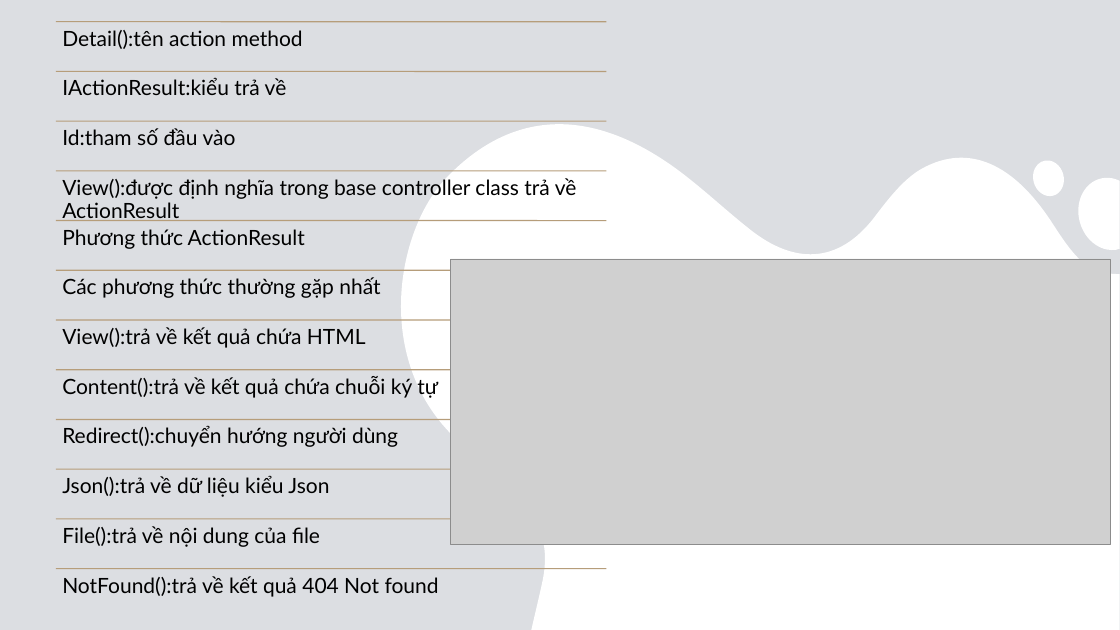
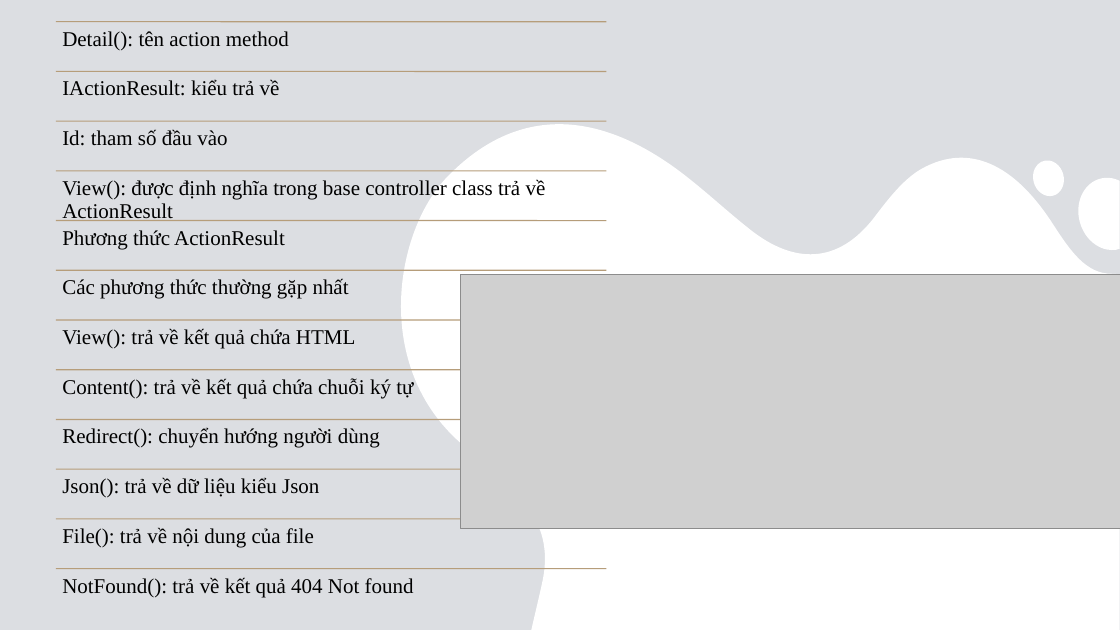
Before and after one commit to ngocson1603/khoaluanword, a slide deck: slide 60 of thuctapword/Báo cáo.pptx. Drawn at 1120x630 pixels with LibreOffice and Linux fonts; fonts in the diff are those of the drawing; grey boxes stand for pictures. Boxes give left, top, right and bottom in pixels: in the first picture for what was removed or moved away, otherwise in the second. Text is boxed around its words. In the diff, an @@ line names an element or a change of style, - is before the commit and + after.

```diff
--- a/thuctapword/Báo cáo.pptx
+++ b/thuctapword/Báo cáo.pptx
@@ text at <box>62,31,289,50</box>: text changed; font Lato to Times New Roman @@
-Detail():tên action method
+Detail(): tên action method
@@ text at <box>62,79,280,96</box>: text changed; font Lato to Times New Roman @@
-IActionResult:kiểu trả về
+IActionResult: kiểu trả về
@@ text at <box>62,129,227,146</box>: text changed; font Lato to Times New Roman @@
-Id:tham số đầu vào
+Id: tham số đầu vào
@@ text at <box>62,179,546,221</box>: text changed; font Lato to Times New Roman @@
-View():được định nghĩa trong base controller class trả về ActionResult
+View(): được định nghĩa trong base controller class trả về ActionResult
@@ text "Phương thức ActionResult" at <box>62,230,285,249</box>: font Lato to Times New Roman @@
@@ text "Các phương thức thường gặp ..." at <box>62,278,349,299</box>: font Lato to Times New Roman @@
@@ picture: place and size @@
-picture at <box>450,259,1110,544</box>
+picture at <box>460,275,1120,529</box>
@@ text at <box>62,328,355,349</box>: text changed; font Lato to Times New Roman @@
-View():trả về kết quả chứa HTML
+View(): trả về kết quả chứa HTML
@@ text at <box>62,378,413,398</box>: text changed; font Lato to Times New Roman @@
-Content():trả về kết quả chứa chuỗi ký tự
+Content(): trả về kết quả chứa chuỗi ký tự
@@ text at <box>62,428,380,448</box>: text changed; font Lato to Times New Roman @@
-Redirect():chuyển hướng người dùng
+Redirect(): chuyển hướng người dùng
@@ text at <box>62,477,319,497</box>: text changed; font Lato to Times New Roman @@
-Json():trả về dữ liệu kiểu Json
+Json(): trả về dữ liệu kiểu Json
@@ text at <box>62,527,314,548</box>: text changed; font Lato to Times New Roman @@
-File():trả về nội dung của file
+File(): trả về nội dung của file
@@ text at <box>62,577,414,597</box>: text changed; font Lato to Times New Roman @@
-NotFound():trả về kết quả 404 Not found
+NotFound(): trả về kết quả 404 Not found
```
Also in this commit, not shown: 34 other slides changed, 2 other files.
